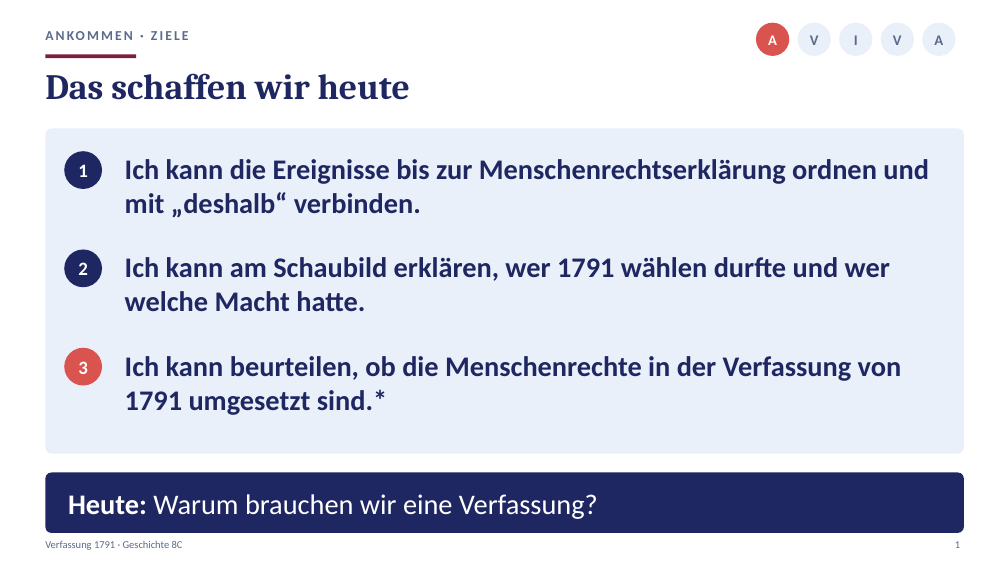
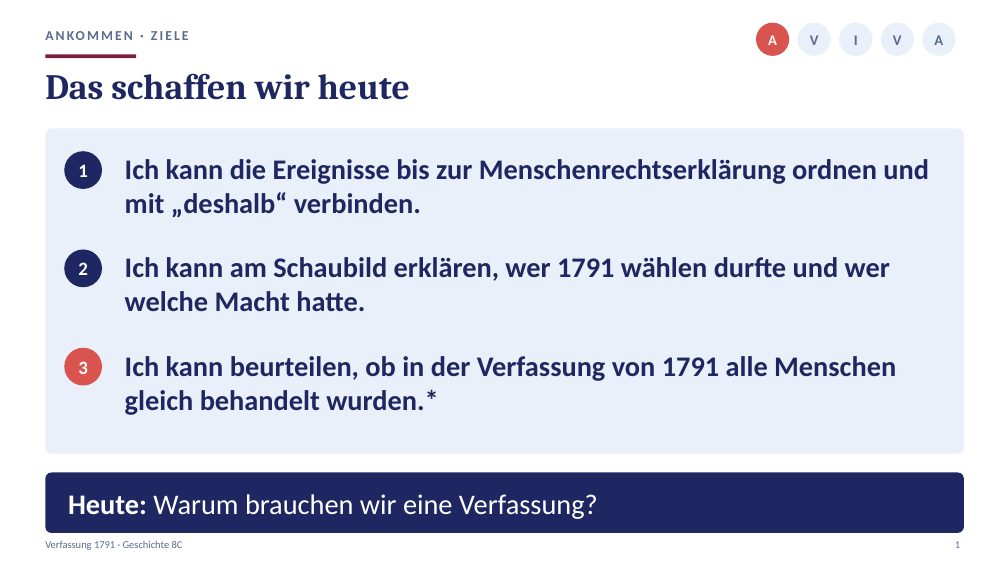
Before and after one commit to golzkonstantin-gif/Schule, a slide deck: slide 1 of Geschichte_8/Stunde5_Verfassung/Praesentation_Stunde5_Verfassung_8C.pptx. Drawn at 1008x567 pixels with LibreOffice and Linux fonts; fonts in the diff are those of the drawing. Boxes give left, top, right and bottom in pixels: in the first picture for what was removed or moved away, otherwise in the second. Text is boxed around its words. In the diff, an @@ line names an element or a change of style, - is before the commit and + after.

```diff
--- a/Geschichte_8/Stunde5_Verfassung/Praesentation_Stunde5_Verfassung_8C.pptx
+++ b/Geschichte_8/Stunde5_Verfassung/Praesentation_Stunde5_Verfassung_8C.pptx
@@ text at (x1=125, y1=356, x2=896, y2=415): text changed @@
-Ich kann beurteilen, ob die Menschenrechte in der Verfassung von 1791 umgesetzt sind.*
+Ich kann beurteilen, ob in der Verfassung von 1791 alle Menschen gleich behandelt wurden.*
```
Also in this commit, not shown: 2 other slides changed, 10 other files.
